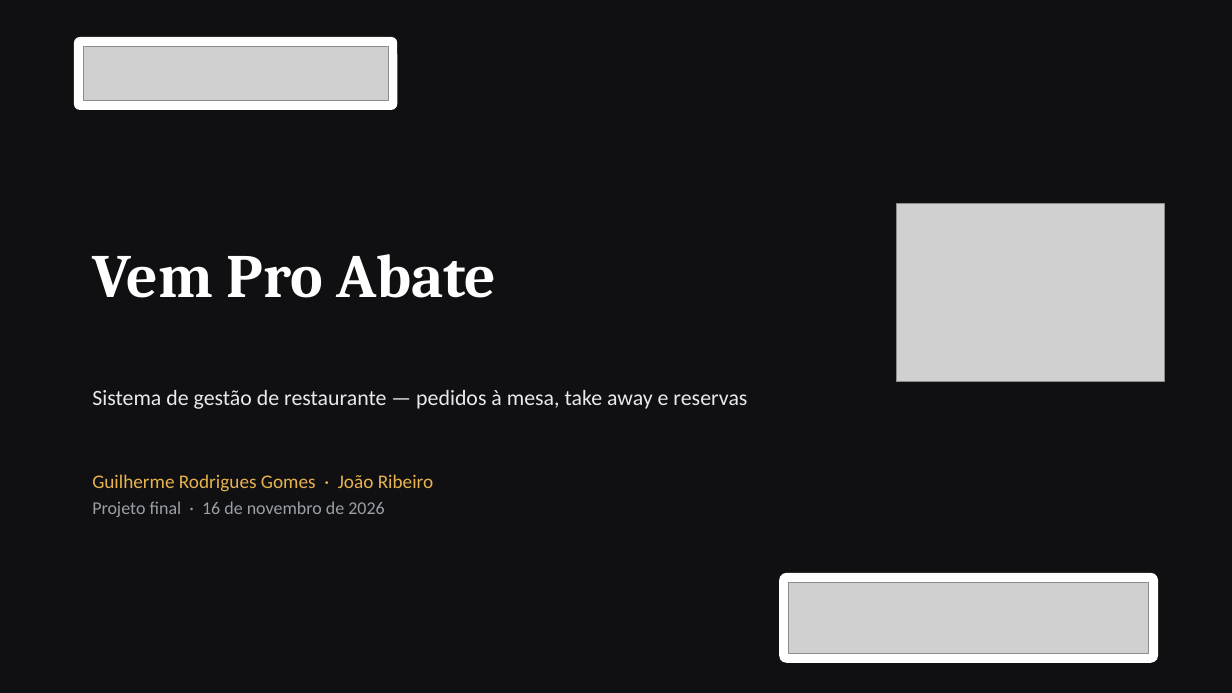
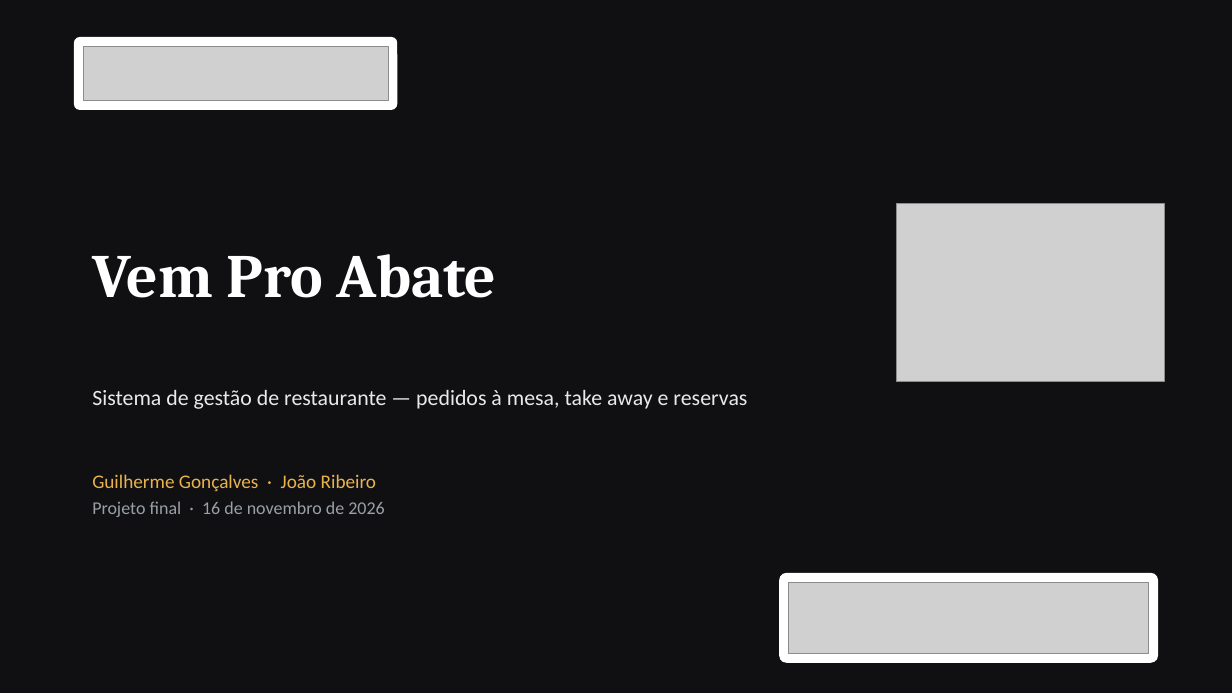
Before and after one commit to Azulindo/Projeto-Final, a slide deck: slide 1 of docs/apresentacao.pptx. Drawn at 1232x693 pixels with LibreOffice and Linux fonts; fonts in the diff are those of the drawing; grey boxes stand for pictures. Boxes give left, top, right and bottom in pixels: in the first picture for what was removed or moved away, otherwise in the second. Text is boxed around its words. In the diff, an @@ line names an element or a change of style, - is before the commit and + after.

```diff
--- a/docs/apresentacao.pptx
+++ b/docs/apresentacao.pptx
@@ text at (x1=92, y1=390, x2=747, y2=517): text changed @@
-Sistema de gestão de restaurante — pedidos à mesa, take away e reservas
-Guilherme Rodrigues Gomes · João Ribeiro
-Projeto final · 16 de novembro de 2026
+Sistema de gestão de restaurante — pedidos à mesa, take away e reservas
+Guilherme Gonçalves · João Ribeiro
+Projeto final · 16 de novembro de 2026
```
Also in this commit, not shown: 15 other slides changed, 1 slide added.
